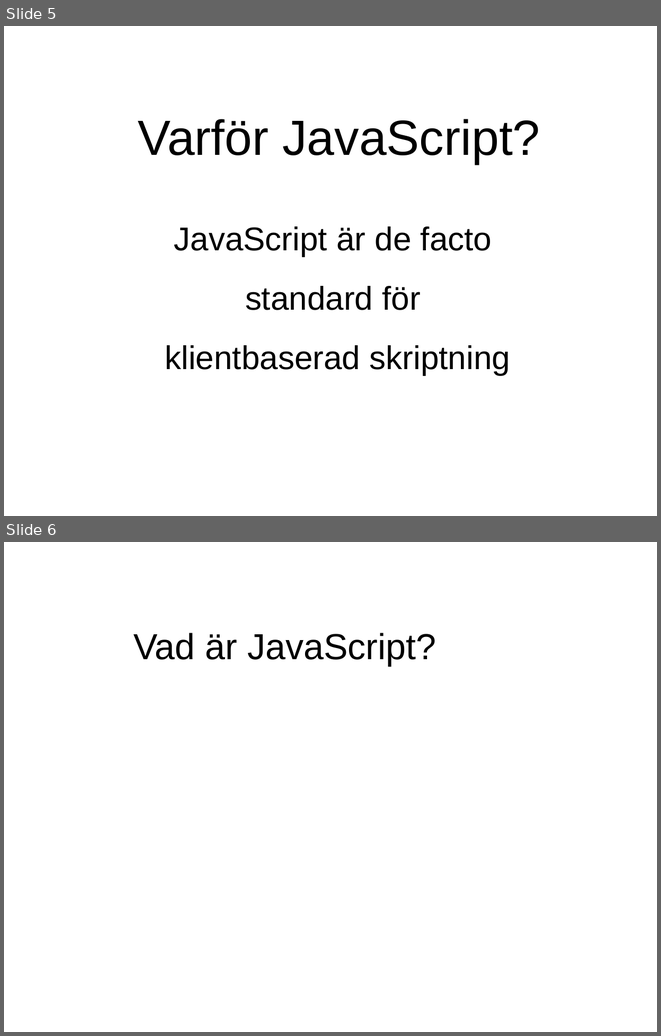
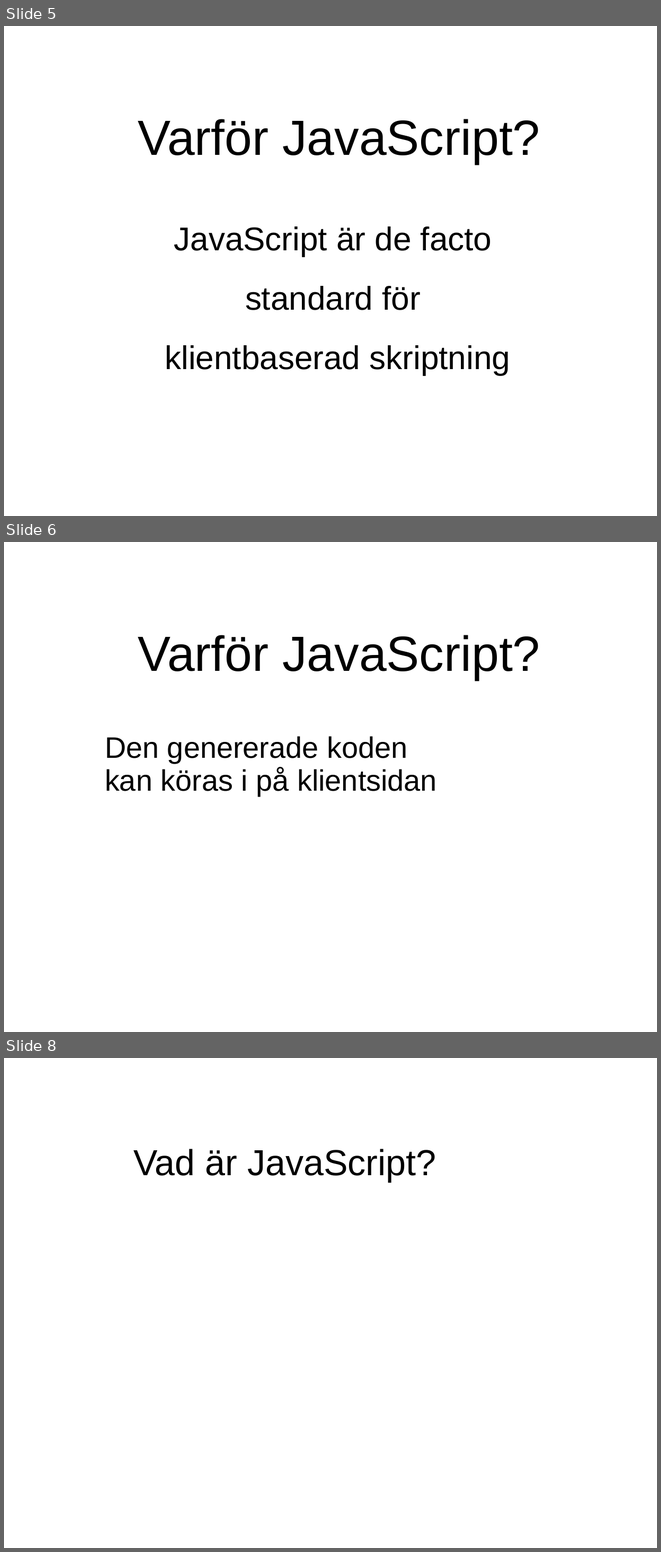
Before and after one commit to evilcandybag/JSHC, a slide deck: report/presentation.ppt. Shown one above the other, each under a label of ours: slides 5 and 6 before the commit, slides 5, 6 and 8 after it; the slides between them are not shown. The pictures are 661x1036 and 661x1552 pixels, drawn with LibreOffice and Linux fonts; fonts in the diff are those of the drawing. Boxes give left, top, right and bottom in pixels: in the first picture for what was removed or moved away, otherwise in the second. Text is boxed around its words. In the diff, an @@ line names an element or a change of style, - is before the commit and + after.

```diff
--- a/report/presentation.ppt
+++ b/report/presentation.ppt
@@ slide 6 added at [4,542,657,1032], background #FFFFFF @@
@@ text added at [138,635,540,680], 60 pt, text #000000 @@
+Varför JavaScript?
@@ text added at [105,736,437,796], 36 pt, text #000000 @@
+Den genererade koden
+kan köras i på klientsidan
@@ what was slide 6 is now slide 8 @@
```
Also in this commit, not shown: 12 slides changed, 3 other slides added, 4 slides removed, 1 other file.
